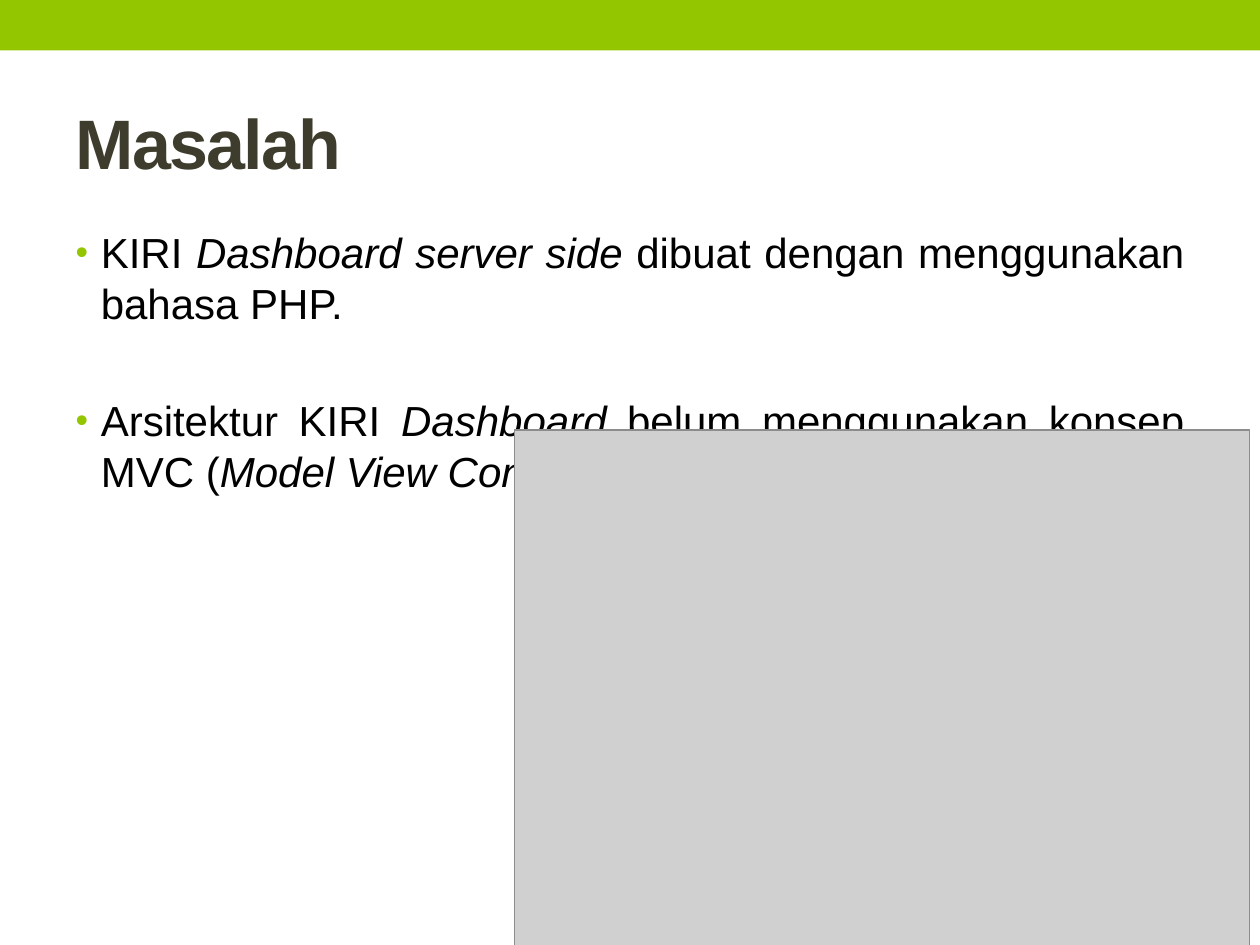
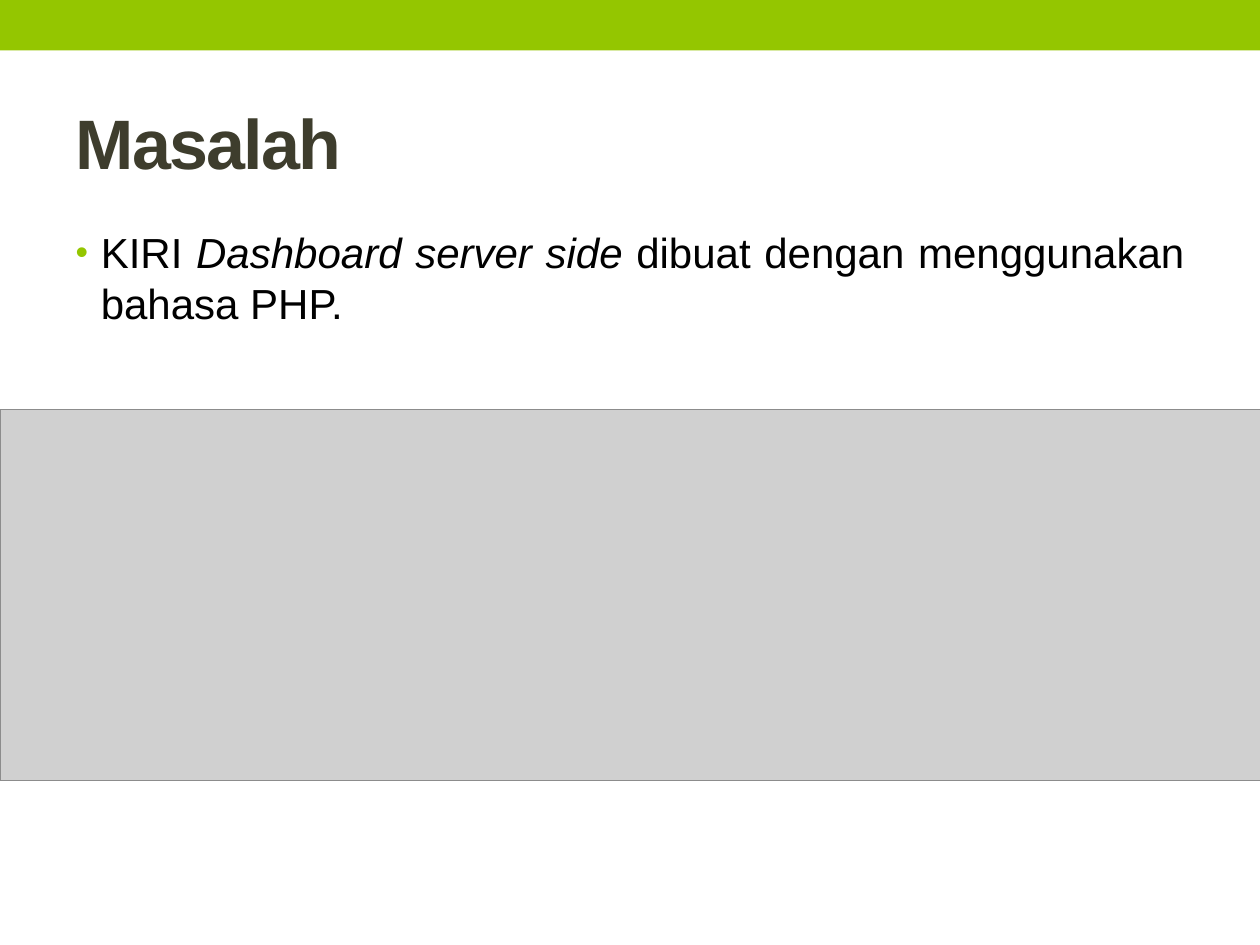
Before and after one commit to TommyAdhityaThe/Skripsi, a slide deck: slide 11 of doc/Presentasi/Review.pptx. Drawn at 1260x945 pixels with LibreOffice and Linux fonts; fonts in the diff are those of the drawing; grey boxes stand for pictures. Boxes give left, top, right and bottom in pixels: in the first picture for what was removed or moved away, otherwise in the second. Text is boxed around its words. In the diff, an @@ line names an element or a change of style, - is before the commit and + after.

```diff
--- a/doc/Presentasi/Review.pptx
+++ b/doc/Presentasi/Review.pptx
@@ picture added at bbox=[0, 410, 1260, 781] @@
@@ text at bbox=[101, 403, 1184, 495]: paragraph removed @@
-• Arsitektur KIRI Dashboard belum menggunakan konsep MVC (Model View Controller).
@@ picture removed at bbox=[514, 430, 1249, 945] @@
```
Also in this commit, not shown: 24 other slides changed, 22 slides added, 11 slides removed, 18 other files.
